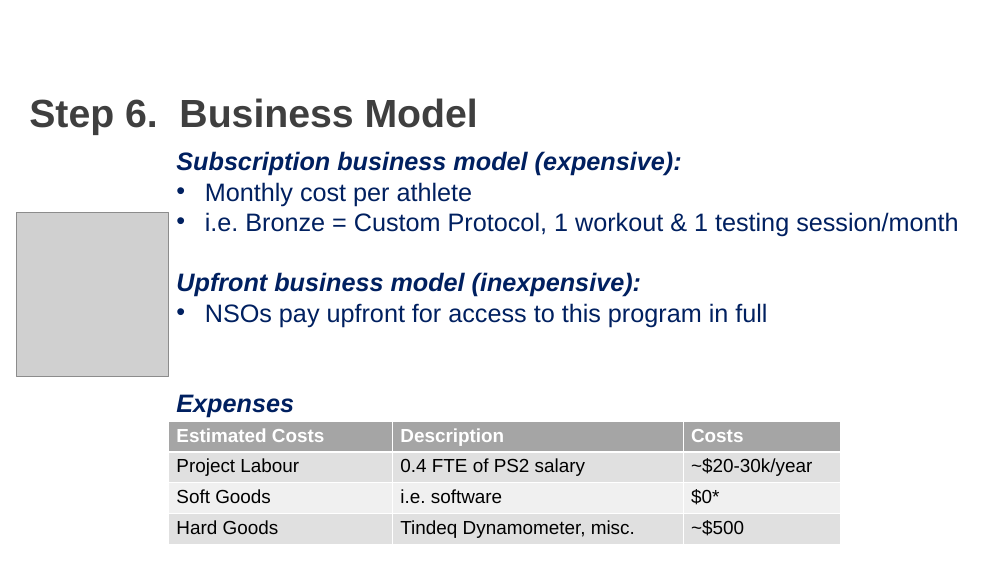
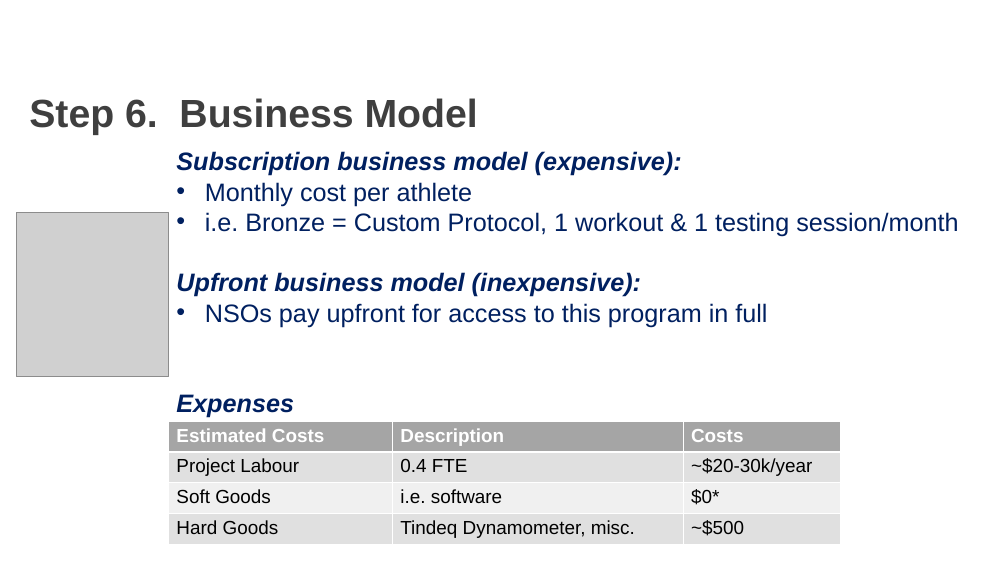
Before and after one commit to AKates717/CSI-Pacific-RTP, a slide deck: slide 7 of RTP Resources/RTP_Project_Pitch.pptx (slide 8 before the commit). Drawn at 1008x567 pixels with LibreOffice and Linux fonts; fonts in the diff are those of the drawing; grey boxes stand for pictures; background and template pictures are left out. Boxes give left, top, right and bottom in pixels: in the first picture for what was removed or moved away, otherwise in the second. Text is boxed around its words. In the diff, an @@ line names an element or a change of style, - is before the commit and + after.

```diff
--- a/RTP Resources/RTP_Project_Pitch.pptx
+++ b/RTP Resources/RTP_Project_Pitch.pptx
@@ table at box(169, 421, 841, 544) @@
-row 2, column 2: 0.4 FTE of PS2 salary
+row 2, column 2: 0.4 FTE
```
Also in this commit, not shown: 3 other slides changed, 1 slide removed, 20 other files.
